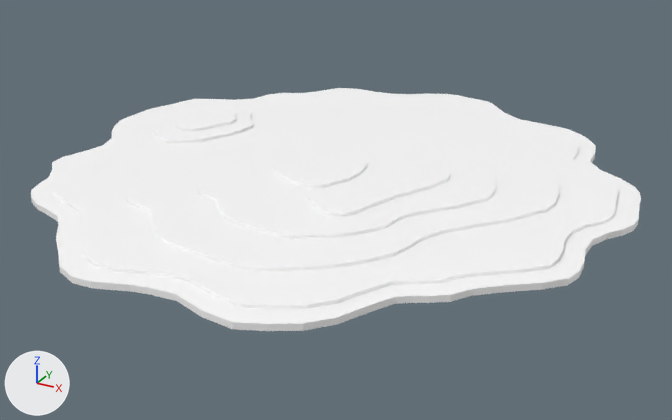
The FBX model Assets/Models/Level/Big_18.fbx, before and after one commit.
Before and after are seen from a camera (50 mm lens) standing at (69.9, -128.3, 57.5) and looking at (0.6, -2.3, -5.5). Every picture has the same lights, and +X, +Y and +Z are marked at lower left. Where no turn or scale is listed for an object, it has been applied to the vertices.

The first picture shows 'pDisc14', 'pDisc15', 'pDisc16', 'pDisc2', 'pDisc9', 'polySurface21', 'polySurface24', 'polySurface25'.
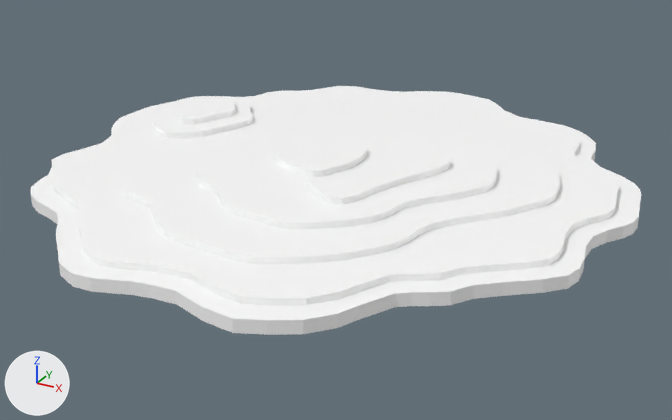
Where the newer file only moved an object's origin or applied its transform, the numbers keep the older frame.

Scene script edits in JSON lines:
```json
{"block": "me_mesh_007", "where": "me_mesh_007.from_pydata(...)  # 49 vertices, 48 faces; spans x -2.41..5.17, y -5.75..7.78, z -0.5..0.5"}
{"block": "me_mesh_007", "where": "# used by ob_polysurface25; location = (-33.8, 7.5, 1.5)"}
{"block": "me_mesh_007", "change": "me_mesh_007 part 2: the whole mesh is scaled about its middle by (1, 1, 2), then moved by (0.0, 0.0, 1.5)"}
{"block": "me_mesh", "where": "me_mesh.from_pydata(...)  # 49 vertices, 48 faces; spans x -6.91..6.93, y -7.79..6.81, z -0.5..0.5"}
{"block": "me_mesh", "where": "# used by ob_polysurface21; location = (-1.5, -4.0, 2.0)"}
{"block": "me_mesh", "change": "me_mesh part 7: the whole mesh is scaled about its middle by (1, 1, 2), then moved by (-1.53, -4.02, 4.0)"}
{"block": "me_mesh_005", "where": "me_mesh_005.from_pydata(...)  # 141 vertices, 140 faces; spans x -21.8..23.1, y -23.2..26.7, z -0.5..0.5"}
{"block": "me_mesh_005", "where": "# used by ob_pdisc16; location = (3.9, -5.3, 1.5)"}
{"block": "me_mesh_005", "change": "me_mesh_005 part 1: the whole mesh is scaled about its middle by (1, 1, 2), then moved by (0.0, 0.0, 1.5)"}
{"block": "me_mesh_003", "where": "me_mesh_003.from_pydata(...)  # 49 vertices, 48 faces; spans x -7.0..9.4, y -11.4..12.7, z -0.5..0.5"}
{"block": "me_mesh_003", "where": "# used by ob_polysurface24; location = (9.6, -8.4, 2.0)"}
{"block": "me_mesh_003", "change": "me_mesh_003 part 8: the whole mesh is scaled about its middle by (1, 1, 2), then moved by (9.6, -8.4, 4.0)"}
{"block": "me_mesh_006", "where": "me_mesh_006.from_pydata(...)  # 53 vertices, 52 faces; spans x -7.5..8.7, y -13.0..9.2, z -0.5..0.5"}
{"block": "me_mesh_006", "where": "# used by ob_pdisc15; location = (-33.2, 9.1, 1.0)"}
{"block": "me_mesh_006", "change": "me_mesh_006 part 4: the whole mesh is scaled about its middle by (1, 1, 2), then moved by (-33.2, 9.1, 2.0)"}
{"block": "me_mesh_002", "where": "me_mesh_002.from_pydata(...)  # 141 vertices, 140 faces; spans x -31.6..33.5, y -33.7..38.8, z -0.5..0.5"}
{"block": "me_mesh_002", "where": "# used by ob_pdisc9; location = (2.7, -4.7, 1.0)"}
{"block": "me_mesh_002", "change": "me_mesh_002 part 5: the whole mesh is scaled about its middle by (1, 1, 2), then moved by (2.7, -4.7, 2.0)"}
{"block": "me_mesh_001", "where": "me_mesh_001.from_pydata(...)  # 193 vertices, 192 faces; spans x -50.6..48.3, y -49.5..51.6, z -1.0..0.0"}
{"block": "me_mesh_001", "where": "# used by ob_pdisc2; location = (-0.1, -0.6, 0.5)"}
{"block": "me_mesh_001", "change": "me_mesh_001 part 6: the whole mesh is scaled about its middle by (1, 1, 2), then moved by (-0.1, -0.6, 0.5)"}
{"block": "me_mesh_004", "where": "me_mesh_004.from_pydata(...)  # 193 vertices, 192 faces; spans x -47.0..44.9, y -45.9..47.9, z -0.5..0.5"}
{"block": "me_mesh_004", "where": "# used by ob_pdisc14; location = (-0.1, -0.6, 0.5)"}
{"block": "me_mesh_004", "change": "me_mesh_004 part 3: the whole mesh is scaled about its middle by (1, 1, 2), then moved by (0.0, 0.0, 0.5)"}
{"op": "set", "path": "ob_polysurface21.location", "old": "(-1.5, -4.0, 2.0)", "new": "(0.0, 0.0, 0.0)"}
{"op": "set", "path": "ob_polysurface24.location", "old": "(9.6, -8.4, 2.0)", "new": "(0.0, 0.0, 0.0)"}
{"op": "set", "path": "ob_pdisc15.location", "old": "(-33.2, 9.1, 1.0)", "new": "(0.0, 0.0, 0.0)"}
{"op": "set", "path": "ob_pdisc9.location", "old": "(2.7, -4.7, 1.0)", "new": "(0.0, 0.0, 0.0)"}
{"op": "set", "path": "ob_pdisc2.location", "old": "(-0.1, -0.6, 0.5)", "new": "(0.0, 0.0, 0.0)"}
```

Pixel boxes [x1, y1, x2, y2] of what changed, in the pictures (672 x 420 px):
```json
{"object": "pDisc14", "change": "mesh rescaled", "before": [54, 91, 618, 309], "after": [53, 86, 619, 305]}
{"object": "pDisc9", "change": "mesh rescaled, moved", "before": [125, 108, 559, 271], "after": [124, 101, 560, 264]}
{"object": "pDisc2", "change": "mesh rescaled, moved", "before": [31, 88, 641, 331], "after": [31, 86, 641, 335]}
{"object": "pDisc16", "change": "mesh rescaled", "before": [196, 126, 496, 239], "after": [196, 116, 497, 229]}
{"object": "polySurface24", "change": "mesh rescaled, moved", "before": [306, 168, 450, 217], "after": [306, 154, 450, 204]}
{"object": "polySurface21", "change": "mesh rescaled, moved", "before": [273, 153, 366, 189], "after": [273, 140, 367, 177]}
{"object": "pDisc15", "change": "mesh rescaled, moved", "before": [153, 107, 253, 143], "after": [153, 100, 253, 138]}
{"object": "polySurface25", "change": "mesh rescaled", "before": [176, 110, 236, 132], "after": [175, 100, 236, 124]}
```
